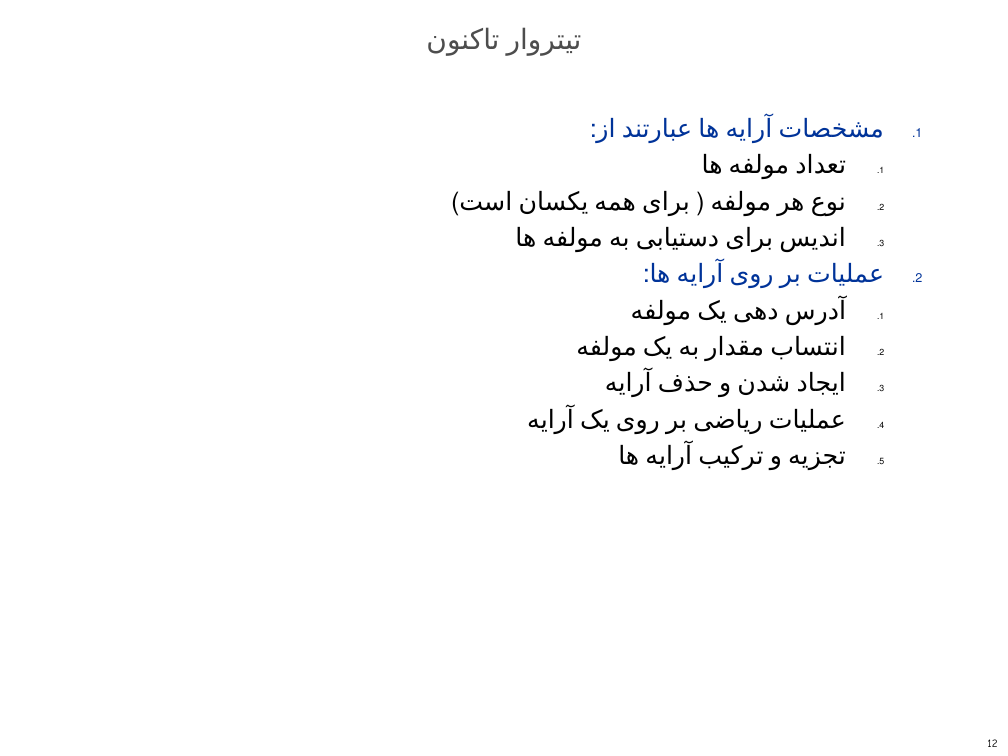
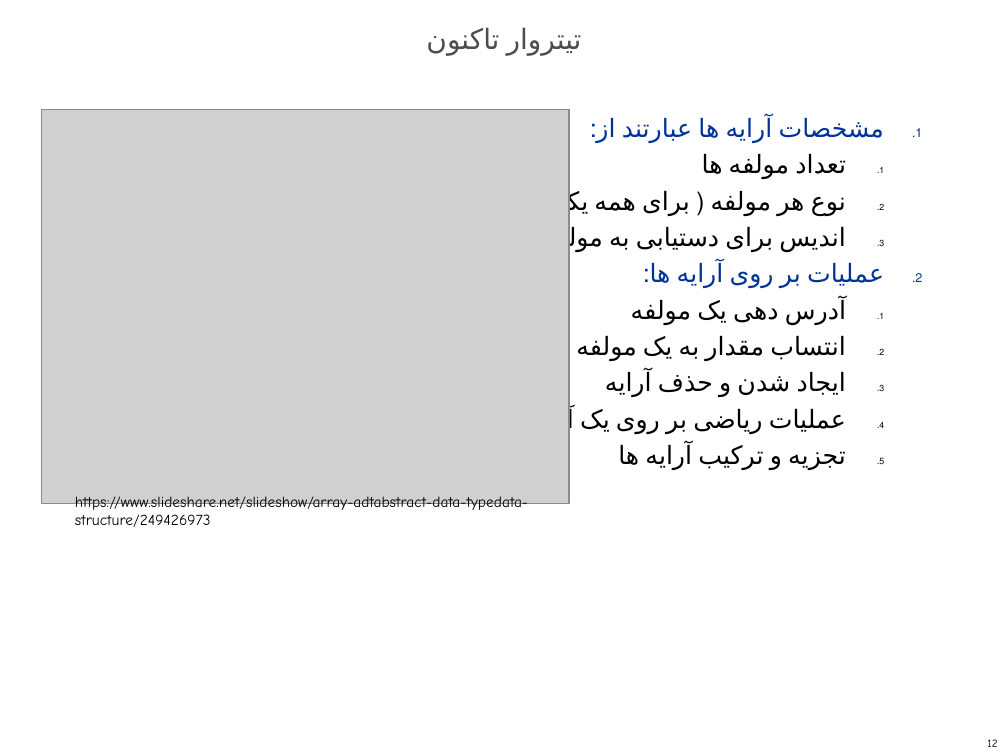
Before and after one commit to sohrabkhanbadr/datastructure, a slide deck: slide 12 of MyHandbook/powerpoints/final_session3_array_structure.pptx. Drawn at 1008x756 pixels with LibreOffice and Linux fonts; fonts in the diff are those of the drawing; grey boxes stand for pictures. Boxes give left, top, right and bottom in pixels: in the first picture for what was removed or moved away, otherwise in the second. Text is boxed around its words. In the diff, an @@ line names an element or a change of style, - is before the commit and + after.

Commit message:
change

```diff
--- a/MyHandbook/powerpoints/final_session3_array_structure.pptx
+++ b/MyHandbook/powerpoints/final_session3_array_structure.pptx
@@ picture added at [42,109,570,504] @@
@@ text added at [75,496,528,527], 11 pt, text #000000 @@
+https://www.slideshare.net/slideshow/array-adtabstract-data-typedata-structure/249426973
```
